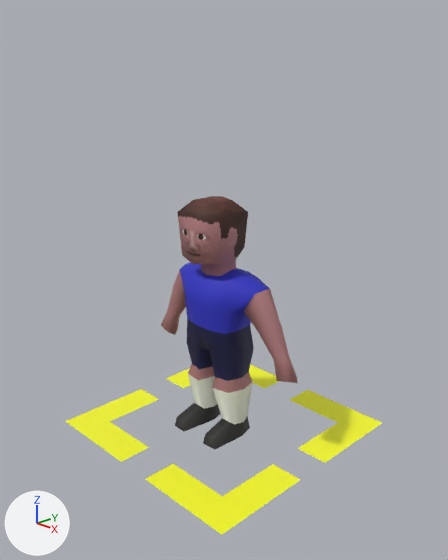
What one commit did to the Blender file models/man.blend.
Both versions are drawn from a 50 mm lens placed at (3.06, -3.01, 2.65), pointed at (-0.08, 0.08, 1.15). Lighting does not change. The marker at lower left points along +X, +Y and +Z. The older version comes first.

Objects in the first picture: 'Plane', 'player_mesh'.
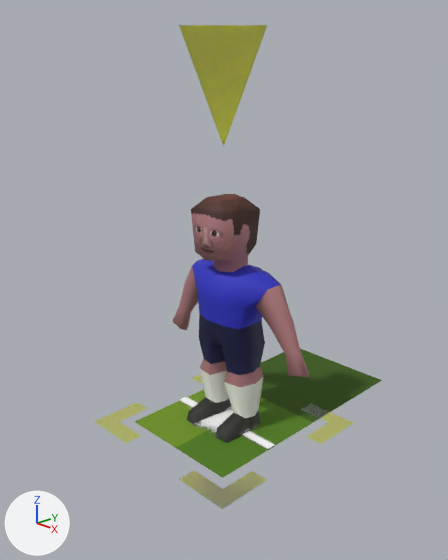
What differs and where, as boxes [x1, y1, x2, y2] in the pictures (448 x 560 px):
'player_mesh', moved
    before: [161, 196, 298, 449]
    after: [172, 194, 309, 443]
'Plane', deleted (yellow)
    before: [65, 365, 382, 535]
'cone_marker', added
    after: [179, 25, 267, 146]
'grass_border', shown (dark green)
    after: [260, 349, 382, 422]
'grass_dark', shown (green)
    after: [176, 400, 313, 478]
'target_marker', added
    after: [94, 374, 353, 509]
'grass_light', shown (green)
    after: [135, 389, 265, 448]
'centre spot', shown
    after: [198, 406, 233, 432]
'line', shown
    after: [180, 397, 274, 449]

Patch to the scene script:
```diff
--- a/models/man.blend.py
+++ b/models/man.blend.py
@@ mat_highlight @@
 mat_highlight.base_color = (0.966, 1.0, 0.0149)  # yellow #fbff21
+mat_highlight.alpha = 0.7
+mat_highlight.metallic = 1.0
@@ me_cone_marker @@
+me_cone_marker.from_pydata([(0.0, -0.375, 2.892), (0.375, 0.0, 2.892), (0.0, 0.375, 2.892), (-0.375, 0.0, 2.892), (0.0, 0.0, 2.142)], [], [(0, 4, 1), (1, 4, 2), (0, 1, 2, 3), (2, 4, 3), (3, 4, 0)])
+me_cone_marker.materials.append(mat_highlight)  # yellow #fbff21
@@ me_target_marker @@
+me_target_marker.from_pydata([(-0.727, 0.725, 0.0), (-0.444, 0.725, 0.0), (-0.727, 0.441, 0.0), (-0.585, 0.725, 0.0), (-0.727, 0.3, 0.0), (-0.302, 0.725, 0.0), (-0.727, 0.583, 0.0), (-0.444, 0.583, 0.0), (-0.585, 0.441, 0.0), (-0.585, 0.3, 0.0), (-0.585, 0.583, 0.0), (-0.302, 0.583, 0.0)], [], [(10, 7, 11, 5, 1, 3), (6, 10, 3, 0), (4, 9, 8, 10, 6, 2)])
+me_target_marker.materials.append(mat_highlight)  # yellow #fbff21
@@ ob_player_mesh @@
 ob_player_mesh = bpy.data.objects.new('player_mesh', me_player_mesh)
-ob_player_mesh.location = (0.0, 0.0, 0.0)
+ob_player_mesh.location = (0.0, 0.123, 0.0)
 _m = ob_player_mesh.modifiers.new('Mirror', 'MIRROR')
@@ ob_grass_dark @@
 ob_grass_dark.scale = (0.00676, 0.00909, 1.0)
-ob_grass_dark.hide_set(True)  # its collection is switched off
@@ ob_line @@
 ob_line.scale = (0.0156, 1.0, 1.0)
-ob_line.hide_set(True)  # its collection is switched off
@@ ob_grass_light @@
 ob_grass_light.scale = (0.00676, 0.00909, 1.0)
-ob_grass_light.hide_set(True)  # its collection is switched off
@@ ob_grass_border @@
 ob_grass_border.scale = (0.0135, 0.00909, 1.0)
-ob_grass_border.hide_set(True)  # its collection is switched off
@@ ob_centre_spot @@
 ob_centre_spot.scale = (0.0135, 0.00909, 1.0)
-ob_centre_spot.hide_set(True)  # its collection is switched off
@@ ob_plane @@
-ob_plane = bpy.data.objects.new('Plane', me_plane_004)
-ob_plane.location = (0.0, 0.0, 0.0)
-_m = ob_plane.modifiers.new('Mirror', 'MIRROR')
-_m.use_axis = (True, True, False)
@@ ob_cone_marker @@
+ob_cone_marker = bpy.data.objects.new('cone_marker', me_cone_marker)
+ob_cone_marker.location = (0.0, 0.0, 0.0)
@@ ob_target_marker @@
+ob_target_marker = bpy.data.objects.new('target_marker', me_target_marker)
+ob_target_marker.location = (0.0, 0.0, 0.0)
+_m = ob_target_marker.modifiers.new('Mirror', 'MIRROR')
+_m.use_axis = (True, True, False)
```
